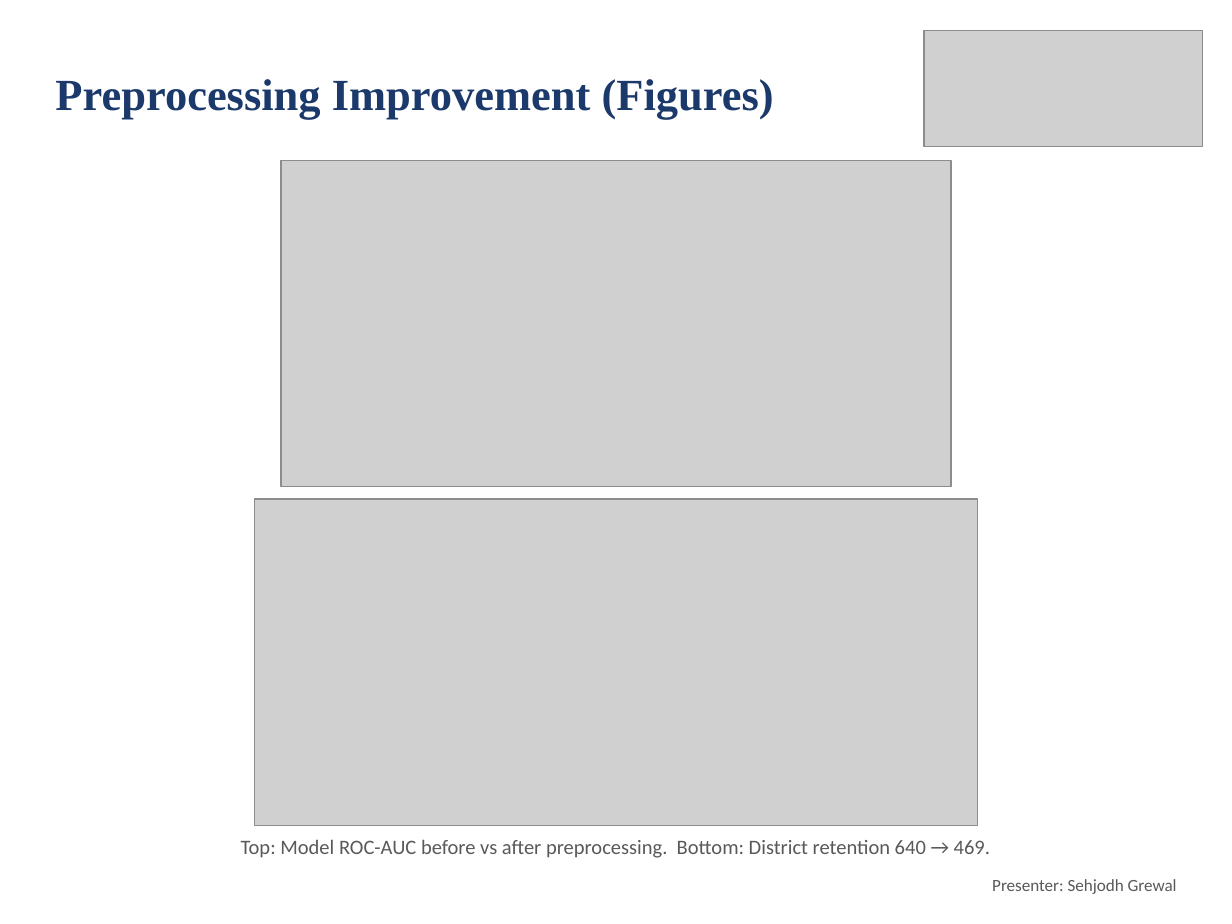
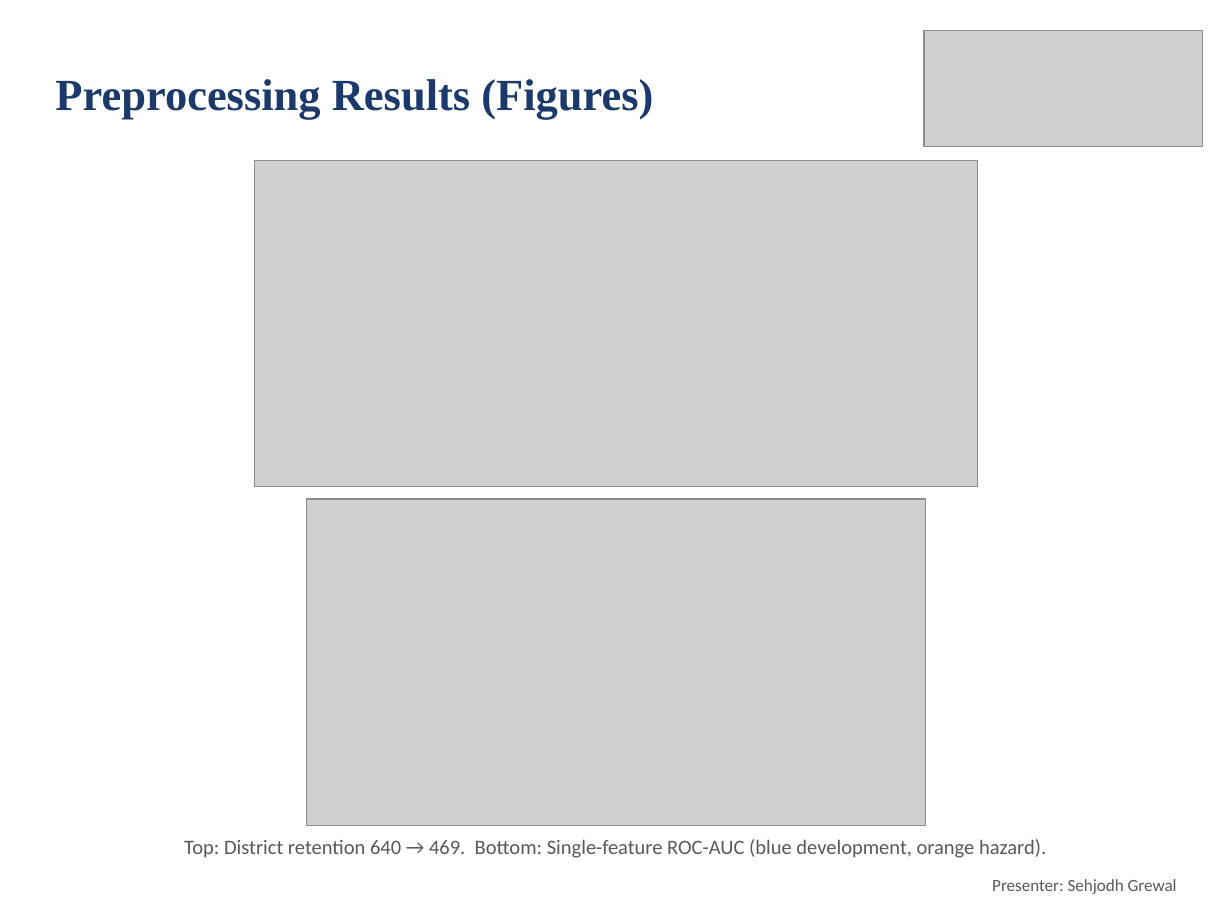
Before and after one commit to deepankarkumar1310/hadoop-ml-algorithm-, a slide deck: slide 20 of docs/Review2_Deck.pptx. Drawn at 1232x924 pixels with LibreOffice and Linux fonts; fonts in the diff are those of the drawing; grey boxes stand for pictures. Boxes give left, top, right and bottom in pixels: in the first picture for what was removed or moved away, otherwise in the second. Text is boxed around its words. In the diff, an @@ line names an element or a change of style, - is before the commit and + after.

Commit message:
One owner per slide, figure and notebook section; per-owner Colab checks

```diff
--- a/docs/Review2_Deck.pptx
+++ b/docs/Review2_Deck.pptx
@@ title at bbox=[55, 79, 653, 119]: text changed @@
-Preprocessing Improvement (Figures)
+Preprocessing Results (Figures)
@@ picture: place and size @@
-picture at bbox=[281, 160, 951, 487]
+picture at bbox=[255, 160, 977, 487]
@@ picture: place and size @@
-picture at bbox=[255, 499, 977, 825]
+picture at bbox=[307, 499, 925, 825]
@@ text at bbox=[184, 839, 1046, 858]: text changed @@
-Top: Model ROC-AUC before vs after preprocessing. Bottom: District retention 640 → 469.
+Top: District retention 640 → 469. Bottom: Single-feature ROC-AUC (blue development, orange hazard).
```
Also in this commit, not shown: 7 other slides changed, 2 slides added, 6 other files.
